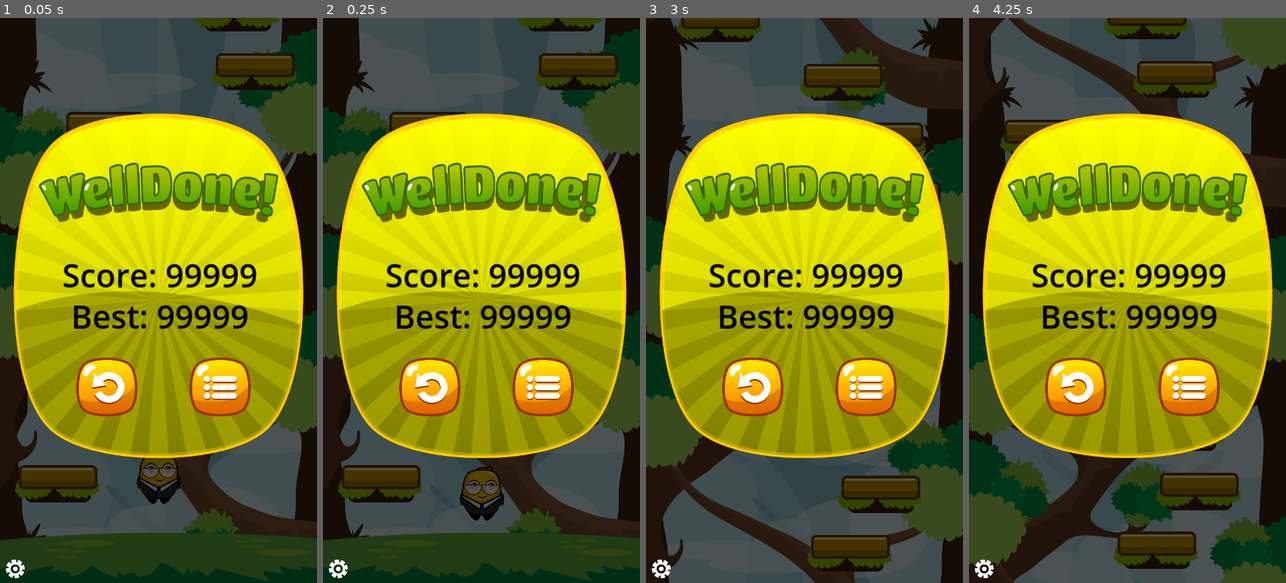
Above: before the commit, frames 1-4 (left to right).
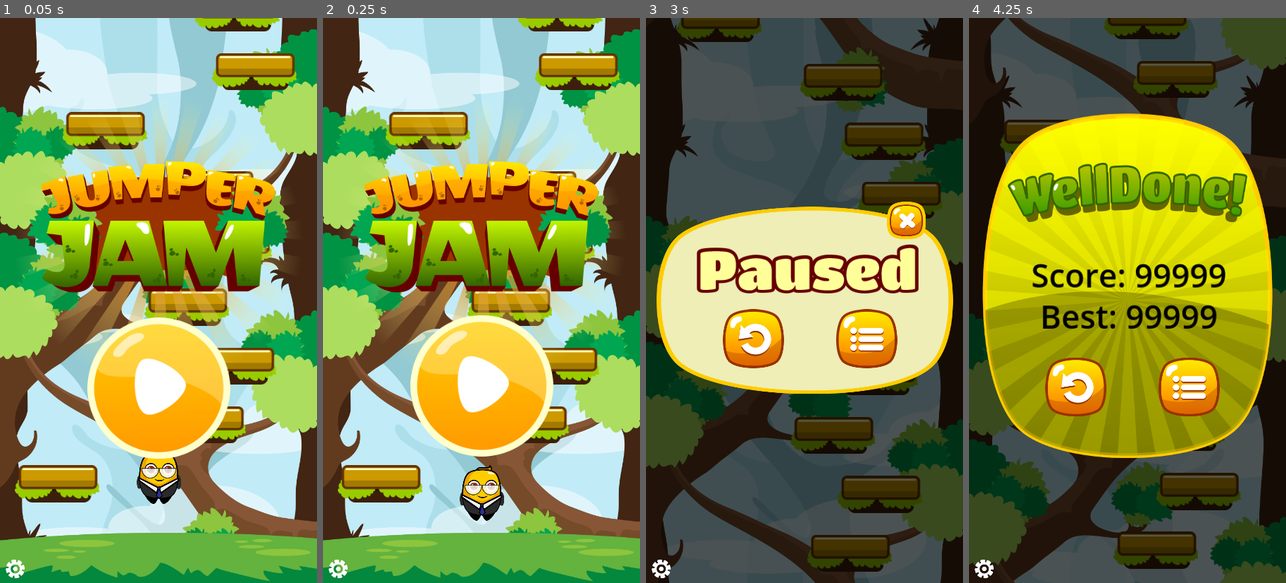
Above: after the commit, the same moments.

Repository: marleeeeeey/game_mvp_003_jumper_jam
Game: Godot game, scene res://scenes/main.tscn
The game is run twice, just before and just after one commit, with the same random seed, the same clock (stepped at 60 frames per second) and the same inputs.
Inputs (mouse positions are in pixels of both pictures, inside the frame that each line leads up to; where the layout moved, square brackets give the same spot in the first picture):
- Up to frame 1 (0.05 s): no input
- Up to frame 2 (0.25 s): no input
- Up to frame 3 (3 s): click (804, 385) [753, 385] at 0.5 s; click (753, 340) at 1.27 s; click (753, 385) at 2 s; click (804, 385) [753, 385] at 2.75 s
- Up to frame 4 (4.25 s): click (1076, 340) at 3.52 s

The runs differ from the first frame. In frame 1, 99% of the frame differs, in the area x 0-100%, y 0-100%; in frame 2, 99%; in frame 3, 48%; in frame 4, nothing differs.

Commit message:
45. Create base_screen.gd and attach it to every screens with appear and disapear methods.

Diff:
--- a/scenes/game_over_screen.tscn
+++ b/scenes/game_over_screen.tscn
@@ -1,8 +1,9 @@
-[gd_scene load_steps=7 format=3 uid="uid://dagxefwuc5i5y"]
+[gd_scene load_steps=8 format=3 uid="uid://dagxefwuc5i5y"]
 
+[ext_resource type="Script" path="res://scripts/base_screen.gd" id="1_236rv"]
 [ext_resource type="Texture2D" uid="uid://cwoji331h3414" path="res://assets/textures/ui/Box04.png" id="1_e6xl5"]
 [ext_resource type="Texture2D" uid="uid://yxshg4l2ibh6" path="res://assets/textures/ui/Welldone.png" id="2_v3gam"]
-[ext_resource type="PackedScene" uid="uid://s6rs3em1gb41" path="res://scenes/screen_button.tscn" id="3_ijc3n"]
+[ext_resource type="PackedScene" uid="uid://s6rs3em1gb41" path="res://scenes/screen_button.tscn" id="4_fn34g"]
 [ext_resource type="Texture2D" uid="uid://dsviyrmnlxptm" path="res://assets/textures/ui/RestartBtn.png" id="4_j01ui"]
 [ext_resource type="Texture2D" uid="uid://wcbaftwyqo0" path="res://assets/textures/ui/menuBtn.png" id="5_ru017"]
 
@@ -17,6 +18,7 @@
 anchor_bottom = 1.0
 grow_horizontal = 2
 grow_vertical = 2
+script = ExtResource("1_236rv")
 
 [node name="BlackBG" type="ColorRect" parent="."]
 layout_mode = 1
--- a/scenes/pause_screen.tscn
+++ b/scenes/pause_screen.tscn
@@ -1,8 +1,9 @@
-[gd_scene load_steps=7 format=3 uid="uid://cf8cq1f8d0f3b"]
+[gd_scene load_steps=8 format=3 uid="uid://cf8cq1f8d0f3b"]
 
+[ext_resource type="Script" path="res://scripts/base_screen.gd" id="1_bgyts"]
 [ext_resource type="Texture2D" uid="uid://clkhcoh45840v" path="res://assets/textures/ui/Box02.png" id="1_kawk8"]
 [ext_resource type="Texture2D" uid="uid://chhd47rmev6bw" path="res://assets/textures/ui/PausedText.png" id="2_rm2re"]
-[ext_resource type="PackedScene" uid="uid://s6rs3em1gb41" path="res://scenes/screen_button.tscn" id="3_mfcke"]
+[ext_resource type="PackedScene" uid="uid://s6rs3em1gb41" path="res://scenes/screen_button.tscn" id="4_kq74c"]
 [ext_resource type="Texture2D" uid="uid://dsviyrmnlxptm" path="res://assets/textures/ui/RestartBtn.png" id="4_qbgfq"]
 [ext_resource type="Texture2D" uid="uid://wcbaftwyqo0" path="res://assets/textures/ui/menuBtn.png" id="5_rgu6c"]
 [ext_resource type="Texture2D" uid="uid://hwmv3hjx47cm" path="res://assets/textures/ui/Closebtn2.png" id="6_hbfts"]
@@ -14,6 +15,7 @@
 anchor_bottom = 1.0
 grow_horizontal = 2
 grow_vertical = 2
+script = ExtResource("1_bgyts")
 
 [node name="BlackBG" type="ColorRect" parent="."]
 layout_mode = 1
--- a/scenes/screens.tscn
+++ b/scenes/screens.tscn
@@ -10,10 +10,8 @@
 script = ExtResource("1_7uwko")
 
 [node name="TitleScreen" parent="." instance=ExtResource("3_wfrmb")]
-visible = false
 
 [node name="PauseScreen" parent="." instance=ExtResource("4_rbw1o")]
-visible = false
 
 [node name="GameOverScreen" parent="." instance=ExtResource("4_mvtbe")]
 
--- a/scenes/title_screen.tscn
+++ b/scenes/title_screen.tscn
@@ -1,8 +1,9 @@
-[gd_scene load_steps=7 format=3 uid="uid://cwfom7k3dro3m"]
+[gd_scene load_steps=8 format=3 uid="uid://cwfom7k3dro3m"]
 
+[ext_resource type="Script" path="res://scripts/base_screen.gd" id="1_1abwk"]
 [ext_resource type="Texture2D" uid="uid://b464g01typjd8" path="res://assets/textures/ui/BigLogo.png" id="1_qvjyg"]
-[ext_resource type="PackedScene" uid="uid://s6rs3em1gb41" path="res://scenes/screen_button.tscn" id="2_db53j"]
 [ext_resource type="Texture2D" uid="uid://bweiuk6g1yeel" path="res://assets/textures/ui/PlayBtn.png" id="3_2gq5q"]
+[ext_resource type="PackedScene" uid="uid://s6rs3em1gb41" path="res://scenes/screen_button.tscn" id="3_3icqv"]
 
 [sub_resource type="Animation" id="Animation_dp76b"]
 resource_name = "animate_play_button"
@@ -48,6 +49,7 @@
 anchor_bottom = 1.0
 grow_horizontal = 2
 grow_vertical = 2
+script = ExtResource("1_1abwk")
 
 [node name="Control" type="Control" parent="."]
 layout_mode = 1
--- /dev/null
+++ b/scripts/base_screen.gd
@@ -0,0 +1,10 @@
+extends Control
+
+func _ready():
+	visible = false
+
+func appear():
+	visible = true
+
+func disapear():
+	visible = false
--- a/scripts/screens.gd
+++ b/scripts/screens.gd
@@ -2,10 +2,16 @@
 
 @onready var console = $Debug/ConsoleLog
 
+@onready var title_screen = $TitleScreen
+@onready var pause_screen = $PauseScreen
+@onready var game_over_screen = $GameOverScreen
+
+var current_screen = null
 
 func _ready() -> void:
 	console.visible = false
 	register_buttons()
+	change_screen(title_screen)
 
 
 func register_buttons():
@@ -20,17 +26,29 @@
 	match button.name:
 		"TitlePlay":
 			print("Title play")
+			change_screen(pause_screen)
 		"PauseRetry":
 			print("Pause retry")
+			change_screen(game_over_screen)
 		"PauseBack":
 			print("Pause back")
 		"PauseClose":
 			print("Pause close")
 		"GameOverRetry":
 			print("Game over retry")
+			change_screen(title_screen)
 		"GameOverBack":
 			print("Game over back")
 
 
 func _on_toggle_console_pressed():
 	console.visible = !console.visible
+
+
+# Set null to disapear all screens.
+func change_screen(new_screen):
+	if current_screen:
+		current_screen.disapear()
+	current_screen = new_screen
+	if current_screen:
+		current_screen.appear()
Not shown: 2 places in scenes/game_over_screen.tscn that only renumber resources
Not shown: 3 places in scenes/pause_screen.tscn that only renumber resources
Not shown: 1 places in scenes/title_screen.tscn that only renumber resources
Not shown, changed: README.md
